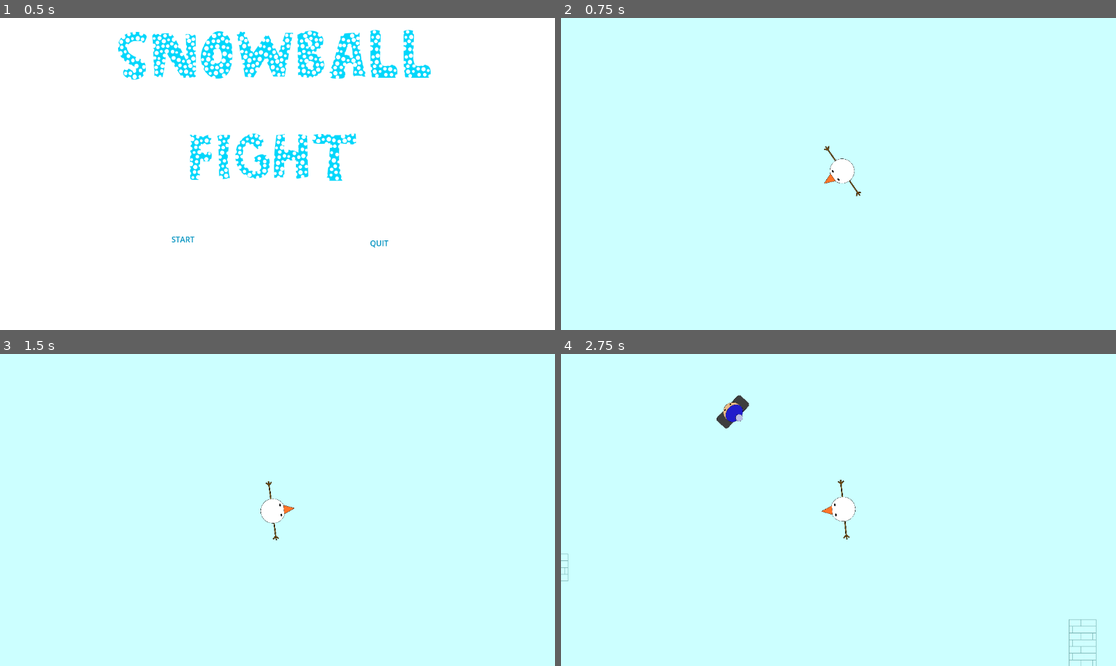
Above: before the commit, frames 1-4 (two rows, left to right).
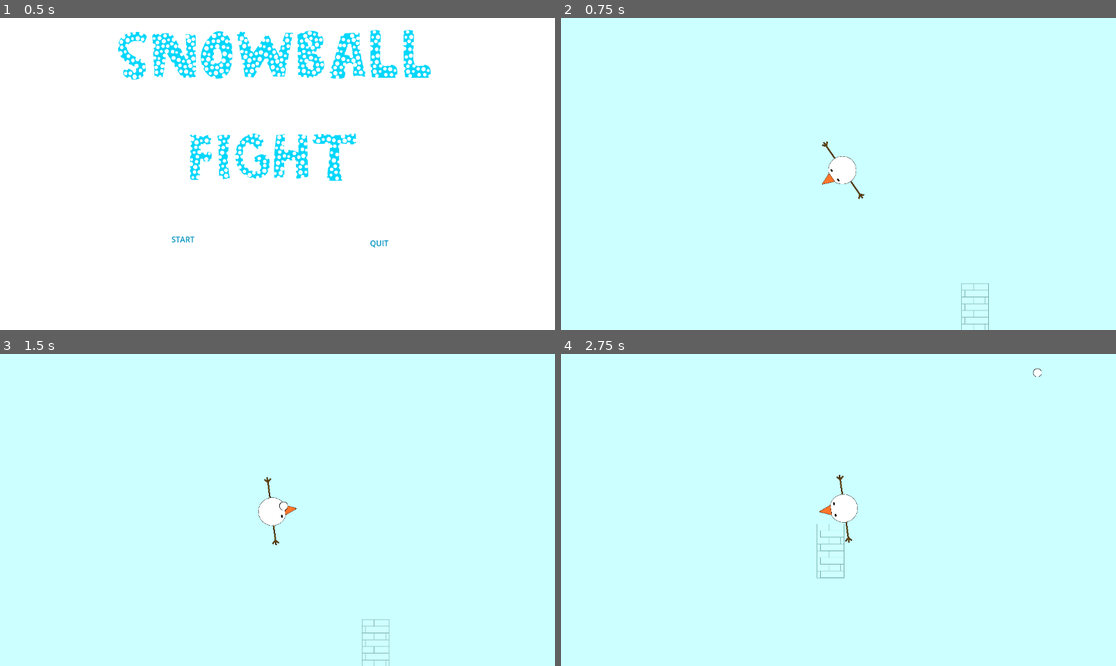
Above: after the commit, the same moments.

Repository: jesspancakes/topdownshooter
Game: Godot game, scene res://title_screen.tscn
The game is run twice, just before and just after one commit, with the same random seed, the same clock (stepped at 60 frames per second) and the same inputs.
Inputs (mouse positions are in pixels of both pictures, inside the frame that each line leads up to):
- Up to frame 1 (0.5 s): no input
- Up to frame 2 (0.75 s): click "START" at 0.5 s
- Up to frame 3 (1.5 s): tap Enter at 1.25 s; move the mouse to (399, 494) at 1.27 s; hold D (right) from 1.28 s (still down); click (399, 494) at 1.35 s
- Up to frame 4 (2.75 s): move the mouse to (727, 525) at 2.02 s; release D (right) at 2.03 s; hold S (down) from 2.03 s (still down); click (727, 525) at 2.1 s

Frame 1 is identical in both runs. In frame 2, 0.3% of the frame differs, in the area x 47-78%, y 39-100%; in frame 3, 0.4%; in frame 4, 0.9%, in the area x 0-97%, y 4-100%.
Error before the commit: Invalid assignment of property or key 'linear_velocity' with value of type 'Vector2' on a base object of type 'Area2D (area_2d.gd)'. (res://Player1.gd:30)

Commit message:
oh we're so back

Diff:
--- a/snowman2/Bullet.tscn
+++ b/snowman2/Bullet.tscn
@@ -1,6 +1,5 @@
-[gd_scene load_steps=4 format=3 uid="uid://dqx8btj3mblox"]
+[gd_scene load_steps=3 format=3 uid="uid://dqx8btj3mblox"]
 
-[ext_resource type="Script" path="res://bullet.gd" id="1_0uu8a"]
 [ext_resource type="Texture2D" uid="uid://djcbh6daksf8r" path="res://snowball2.png" id="1_a0l7j"]
 
 [sub_resource type="CircleShape2D" id="CircleShape2D_5pse7"]
@@ -10,7 +9,6 @@
 collision_layer = 6
 collision_mask = 6
 gravity_scale = 0.0
-script = ExtResource("1_0uu8a")
 
 [node name="CollisionShape2D" type="CollisionShape2D" parent="."]
 shape = SubResource("CircleShape2D_5pse7")
--- a/snowman2/Player.tscn
+++ b/snowman2/Player.tscn
@@ -1,6 +1,5 @@
-[gd_scene load_steps=5 format=3 uid="uid://y16sff748yh5"]
+[gd_scene load_steps=4 format=3 uid="uid://y16sff748yh5"]
 
-[ext_resource type="Script" path="res://Player1.gd" id="1_38blg"]
 [ext_resource type="Texture2D" uid="uid://blunyj7nvj0qw" path="res://snowman2.png" id="2_il5ht"]
 
 [sub_resource type="CircleShape2D" id="CircleShape2D_r34bx"]
@@ -12,7 +11,6 @@
 [node name="World" type="Node2D"]
 
 [node name="Player" type="CharacterBody2D" parent="."]
-script = ExtResource("1_38blg")
 
 [node name="CollisionShape2D" type="CollisionShape2D" parent="Player"]
 position = Vector2(-9, 1)
--- a/snowman2/Player1.gd
+++ b/snowman2/Player1.gd
@@ -2,7 +2,7 @@
 
 var speed = 500
 var bullet_speed = 600
-var bullet = preload("res://area_2d.tscn")
+var bullet = preload("res://Bullet.tscn")
 
 func _ready():
 	pass
@@ -27,7 +27,7 @@
 	var bullet_instantiate = bullet.instantiate()
 	bullet_instantiate.position = get_global_position()
 	bullet_instantiate.rotation_degrees = rotation_degrees
-	bullet_instantiate.linear_velocity = Vector2(bullet_speed,0)
+	bullet_instantiate.linear_velocity = Vector2(bullet_speed,0).rotated(rotation)
 	get_tree().get_root().call_deferred("add_child", bullet_instantiate)
 
 
--- a/snowman2/area_2d.gd
+++ b/snowman2/area_2d.gd
@@ -1,11 +1,7 @@
 extends Area2D
+
 var speed : int = 500
 var direction : Vector2
 
-# Called every frame. 'delta' is the elapsed time since the previous frame.
 func _process(delta):
 	position += speed * direction * delta
-
-func _on_body_entered(body):
-	if body.name == "OutsideWalls":
-		queue_free()
--- a/snowman2/area_2d.tscn
+++ b/snowman2/area_2d.tscn
@@ -4,18 +4,16 @@
 [ext_resource type="Texture2D" uid="uid://djcbh6daksf8r" path="res://snowball2.png" id="2_76c1y"]
 
 [sub_resource type="CircleShape2D" id="CircleShape2D_6ejsr"]
-radius = 14.0
+radius = 10.0499
 
-[node name="Area2D" type="Area2D"]
-collision_layer = 7
-collision_mask = 7
+[node name="Bullet2" type="Area2D"]
+collision_layer = 8
+collision_mask = 5
 script = ExtResource("1_b3erx")
+
+[node name="Sprite2D" type="Sprite2D" parent="."]
+scale = Vector2(0.191667, 0.191667)
+texture = ExtResource("2_76c1y")
 
 [node name="CollisionShape2D" type="CollisionShape2D" parent="."]
 shape = SubResource("CircleShape2D_6ejsr")
-
-[node name="Sprite2D" type="Sprite2D" parent="CollisionShape2D"]
-scale = Vector2(0.272222, 0.272222)
-texture = ExtResource("2_76c1y")
-
-[connection signal="body_entered" from="." to="." method="_on_body_entered"]
--- /dev/null
+++ b/snowman2/bullet_manager.gd
@@ -0,0 +1,10 @@
+extends Node2D
+
+@export var bullet_scene : PackedScene
+
+func _on_player_2_shoot(pos, dir):
+	var bullet = bullet_scene.instantiate()
+	add_child(bullet)
+	bullet.position = pos
+	bullet.direction = dir.normalized()
+	bullet.add_to_group("bullets")
--- a/snowman2/enemy.tscn
+++ b/snowman2/enemy.tscn
@@ -1,20 +1,17 @@
-[gd_scene load_steps=6 format=3 uid="uid://bxamo37wsnbm7"]
+[gd_scene load_steps=5 format=3 uid="uid://bxamo37wsnbm7"]
 
-[ext_resource type="Script" path="res://enemy.gd" id="1_pqyoi"]
+[ext_resource type="Script" path="res://enemy2.gd" id="1_5iitj"]
 [ext_resource type="Texture2D" uid="uid://nhac4aysysxx" path="res://enemy.png" id="2_f5k4y"]
-[ext_resource type="AudioStream" uid="uid://bcq8k0o7rdwb" path="res://snowballhit.wav" id="3_jx0pn"]
 
 [sub_resource type="RectangleShape2D" id="RectangleShape2D_e8o3e"]
 size = Vector2(31, 71)
 
-[sub_resource type="CapsuleShape2D" id="CapsuleShape2D_tff1l"]
-radius = 27.0
-height = 90.0
+[sub_resource type="RectangleShape2D" id="RectangleShape2D_obhvk"]
+size = Vector2(38, 73)
 
 [node name="Enemy" type="CharacterBody2D"]
-collision_layer = 7
-collision_mask = 7
-script = ExtResource("1_pqyoi")
+collision_layer = 4
+script = ExtResource("1_5iitj")
 
 [node name="CollisionShape2D" type="CollisionShape2D" parent="."]
 position = Vector2(-7.5, 1.5)
@@ -25,27 +22,16 @@
 scale = Vector2(0.0772694, 0.0772694)
 texture = ExtResource("2_f5k4y")
 
+[node name="Timer" type="Timer" parent="."]
+autostart = true
+
 [node name="Area2D" type="Area2D" parent="."]
-collision_layer = 6
-collision_mask = 6
+collision_layer = 4
+collision_mask = 2
 
 [node name="CollisionShape2D" type="CollisionShape2D" parent="Area2D"]
-position = Vector2(-7, 1)
-shape = SubResource("CapsuleShape2D_tff1l")
+position = Vector2(-6, 1.5)
+shape = SubResource("RectangleShape2D_obhvk")
 
-[node name="CPUParticles2D" type="CPUParticles2D" parent="."]
-emitting = false
-one_shot = true
-explosiveness = 1.0
-emission_shape = 1
-emission_sphere_radius = 0.01
-spread = 180.0
-gravity = Vector2(0, 0)
-initial_velocity_min = 63.69
-initial_velocity_max = 121.02
-scale_amount_max = 7.37
-
-[node name="AudioStreamPlayer2D" type="AudioStreamPlayer2D" parent="."]
-stream = ExtResource("3_jx0pn")
-
+[connection signal="timeout" from="Timer" to="." method="_on_timer_timeout"]
 [connection signal="body_entered" from="Area2D" to="." method="_on_area_2d_body_entered"]
--- a/snowman2/enemy2.gd
+++ b/snowman2/enemy2.gd
@@ -1,46 +1,36 @@
 extends CharacterBody2D
 
-@onready var main = get_node("/root/World")
-@onready var player = get_node("/root/World/Player")
-
+@onready var player = get_node("/root/Main/Player2")
 
 signal hit_player
 
-var alive : bool
 var entered : bool
 var speed : int = 100
 var direction : Vector2
 
 func _ready():
 	var screen_rect = get_viewport_rect()
-	alive = true
 	entered = false
-	#pick a direction for the entrance
 	var dist = screen_rect.get_center() - position
-	#check if need to move horizontally or vertically
+
 	if abs(dist.x) > abs(dist.y):
-		#move horizontally
 		direction.x = dist.x
 		direction.y = 0
 	else:
-		#move vertically
 		direction.x = 0
 		direction.y = dist.y
 
+
 func _physics_process(_delta):
-	if alive:
+	if entered:
 		direction = (player.position - position)
-		direction = direction.normalized()
-		velocity = direction * speed
-		move_and_slide()
-	else:
-		pass
+	direction = direction.normalized()
+	velocity = direction * speed
+	look_at(player.position)
+	move_and_slide()
 
+func _on_timer_timeout():
+	entered = true
 
-func die():
-	alive = false
-	print("hello")
-	$Sprite2D.texture = preload("res://snowman2.png")
-	set_physics_process(false)
-	$CPUParticles2D.emitting = true
-	$AudioStreamPlayer2D.play()
+func _on_area_2d_body_entered(_body):
+	hit_player.emit()
--- a/snowman2/enemy_spawner.gd
+++ b/snowman2/enemy_spawner.gd
@@ -1,6 +1,8 @@
 extends Node2D
 
-@onready var world = get_node("/root/World")
+@onready var main = get_node("/root/Main")
+
+signal hit_p
 
 var enemy_scene := preload("res://enemy.tscn")
 var spawn_points := []
@@ -11,7 +13,14 @@
 			spawn_points.append(i)
 
 func _on_timer_timeout() -> void:
+	var enemies = get_tree().get_nodes_in_group("enemies")
 	var spawn = spawn_points[randi() % spawn_points.size()]
 	var enemy = enemy_scene.instantiate()
 	enemy.position = spawn.position
-	world.add_child(enemy)
+	enemy.hit_player.connect(hit)
+	main.add_child(enemy)
+	enemy.add_to_group("enemies")
+
+
+func hit():
+	hit_p.emit()
--- a/snowman2/enemy_spawner.tscn
+++ b/snowman2/enemy_spawner.tscn
@@ -21,6 +21,7 @@
 position = Vector2(312, -632)
 
 [node name="Timer" type="Timer" parent="."]
+wait_time = 5.0
 autostart = true
 
 [connection signal="timeout" from="Timer" to="." method="_on_timer_timeout"]
--- /dev/null
+++ b/snowman2/main.gd
@@ -0,0 +1,5 @@
+extends Node
+
+
+func _on_enemy_spawner_hit_p() -> void:
+	pass
--- /dev/null
+++ b/snowman2/main.tscn
@@ -0,0 +1,25 @@
+[gd_scene load_steps=7 format=3 uid="uid://e4t6ddyy13h0"]
+
+[ext_resource type="Script" path="res://main.gd" id="1_amqco"]
+[ext_resource type="PackedScene" uid="uid://bds1m0uw4vxa2" path="res://world.tscn" id="1_yq21b"]
+[ext_resource type="PackedScene" uid="uid://dkovernmhu711" path="res://enemy_spawner.tscn" id="2_kdp0h"]
+[ext_resource type="PackedScene" uid="uid://huwf3dy0hqh" path="res://player_2.tscn" id="3_x5xyl"]
+[ext_resource type="Script" path="res://bullet_manager.gd" id="5_yf6ub"]
+[ext_resource type="PackedScene" uid="uid://cv57fovjoffcs" path="res://area_2d.tscn" id="6_3t60s"]
+
+[node name="Main" type="Node"]
+script = ExtResource("1_amqco")
+
+[node name="World" parent="." instance=ExtResource("1_yq21b")]
+
+[node name="EnemySpawner" parent="." instance=ExtResource("2_kdp0h")]
+
+[node name="Player2" parent="." instance=ExtResource("3_x5xyl")]
+position = Vector2(574, 318)
+
+[node name="BulletManager" type="Node2D" parent="."]
+script = ExtResource("5_yf6ub")
+bullet_scene = ExtResource("6_3t60s")
+
+[connection signal="hit_p" from="EnemySpawner" to="." method="_on_enemy_spawner_hit_p"]
+[connection signal="shoot" from="Player2" to="BulletManager" method="_on_player_2_shoot"]
--- /dev/null
+++ b/snowman2/player_2.gd
@@ -0,0 +1,40 @@
+extends CharacterBody2D
+
+signal shoot
+
+@onready var main_camera = $Camera2D
+@onready var player = $"."
+
+
+var speed : int
+var can_shoot : bool
+var screen_size : Vector2
+
+func _ready():
+	speed = 400
+	can_shoot = true
+
+func get_input():
+	var input_dir = Input.get_vector("left", "right", "up", "down")
+	velocity = input_dir * speed
+
+	if Input.is_mouse_button_pressed(MOUSE_BUTTON_LEFT) and can_shoot:
+		var dir = get_global_mouse_position() - position
+		shoot.emit(position, dir)
+		can_shoot = false
+		$ShotTimer.start()
+
+func _physics_process(_delta):
+	get_input()
+	move_and_slide()
+
+	look_at(get_global_mouse_position())
+
+
+func on_player_died():
+	print("game over")
+	get_tree().create_timer(3).timeout.connect(get_tree().reload_current_scene)
+
+
+func _on_shot_timer_timeout():
+	can_shoot = true
--- /dev/null
+++ b/snowman2/player_2.tscn
@@ -0,0 +1,26 @@
+[gd_scene load_steps=4 format=3 uid="uid://huwf3dy0hqh"]
+
+[ext_resource type="Script" path="res://player_2.gd" id="1_2kmru"]
+[ext_resource type="Texture2D" uid="uid://blunyj7nvj0qw" path="res://snowman2.png" id="2_eaf7h"]
+
+[sub_resource type="CircleShape2D" id="CircleShape2D_3db1i"]
+radius = 32.0156
+
+[node name="Player2" type="CharacterBody2D"]
+collision_layer = 2
+script = ExtResource("1_2kmru")
+
+[node name="CollisionShape2D" type="CollisionShape2D" parent="."]
+position = Vector2(-11, 2)
+shape = SubResource("CircleShape2D_3db1i")
+
+[node name="Sprite2D" type="Sprite2D" parent="."]
+position = Vector2(0, 0.999998)
+scale = Vector2(0.21841, 0.21841)
+texture = ExtResource("2_eaf7h")
+
+[node name="Camera2D" type="Camera2D" parent="."]
+
+[node name="ShotTimer" type="Timer" parent="."]
+
+[connection signal="timeout" from="ShotTimer" to="." method="_on_shot_timer_timeout"]
--- a/snowman2/project.godot
+++ b/snowman2/project.godot
@@ -14,6 +14,10 @@
 run/main_scene="res://title_screen.tscn"
 config/features=PackedStringArray("4.3", "Forward Plus")
 config/icon="res://icon.svg"
+run/layer_4=""
+run/layer_3=""
+run/layer_2=""
+run/layer_1=""
 
 [input]
 
@@ -79,3 +83,10 @@
 "events": [Object(InputEventMouseButton,"resource_local_to_scene":false,"resource_name":"","device":-1,"window_id":0,"a …(253 unchanged characters)…
 ]
 }
+
+[layer_names]
+
+2d_physics/layer_1="Walls"
+2d_physics/layer_2="Player"
+2d_physics/layer_3="Enemies"
+2d_physics/layer_4="Bullets"
--- a/snowman2/title_screen.gd
+++ b/snowman2/title_screen.gd
@@ -1,7 +1,7 @@
 extends Control
 
 func _on_start_button_pressed() -> void:
-	get_tree().change_scene_to_file("res://world.tscn")
+	get_tree().change_scene_to_file("res://main.tscn")
 	pass # Replace with function body.
 
 
--- a/snowman2/world.gd
+++ b/snowman2/world.gd
@@ -1,5 +1,12 @@
 extends Node2D
 
 @onready var player = $Player
+@onready var main_camera = $MainCamera
 
-var score = 0
+unc _ready() -> void:
+	player.died.connect(on_player_died)
+	player.camera_remote_transform.remote_path = main_camera.get_path()
+
+func on_player_died():
+	print("game over")
+	get_tree().create_timer(3).timeout.connect(get_tree().reload_current_scene)
--- a/snowman2/world.tscn
+++ b/snowman2/world.tscn
@@ -1,10 +1,6 @@
-[gd_scene load_steps=8 format=3 uid="uid://bds1m0uw4vxa2"]
-
-[ext_resource type="Script" path="res://world.gd" id="1_jxlf4"]
+[gd_scene load_steps=4 format=3 uid="uid://bds1m0uw4vxa2"]
+
 [ext_resource type="PackedScene" uid="uid://2ghgmyrnmb6w" path="res://wall.tscn" id="1_lg3py"]
-[ext_resource type="PackedScene" uid="uid://y16sff748yh5" path="res://Player.tscn" id="2_xphvb"]
-[ext_resource type="PackedScene" uid="uid://dkovernmhu711" path="res://enemy_spawner.tscn" id="5_5hvr0"]
-[ext_resource type="AudioStream" uid="uid://dd7u7n8idl6pq" path="res://653157__mikewhite12__happy-winter-loop-music.mp3" id="5_admuu"]
 
 [sub_resource type="StandardMaterial3D" id="StandardMaterial3D_o2ijb"]
 albedo_color = Color(0, 0.719464, 0.725646, 1)
@@ -13,7 +9,6 @@
 material = SubResource("StandardMaterial3D_o2ijb")
 
 [node name="World" type="Node2D"]
-script = ExtResource("1_jxlf4")
 
 [node name="MeshInstance2D" type="MeshInstance2D" parent="."]
 modulate = Color(0.8, 1, 1, 1)
@@ -24,8 +19,7 @@
 
 [node name="InsideWall" parent="." instance=ExtResource("1_lg3py")]
 position = Vector2(856, 632)
-collision_layer = 3
-collision_mask = 3
+collision_mask = 14
 
 [node name="Wall273" parent="InsideWall" instance=ExtResource("1_lg3py")]
 position = Vector2(-2504, 240)
@@ -164,8 +158,7 @@
 
 [node name="OutsideWalls" parent="." instance=ExtResource("1_lg3py")]
 position = Vector2(-2256, 1624)
-collision_layer = 7
-collision_mask = 7
+collision_mask = 14
 
 [node name="Wall3" parent="OutsideWalls" instance=ExtResource("1_lg3py")]
 position = Vector2(56, 0)
@@ -973,12 +966,3 @@
 
 [node name="Wall271" parent="OutsideWalls" instance=ExtResource("1_lg3py")]
 position = Vector2(0, -2896)
-
-[node name="Player" parent="." instance=ExtResource("2_xphvb")]
-position = Vector2(-24, -32)
-
-[node name="AudioStreamPlayer2D" type="AudioStreamPlayer2D" parent="."]
-stream = ExtResource("5_admuu")
-autoplay = true
-
-[node name="EnemySpawner" parent="." instance=ExtResource("5_5hvr0")]
